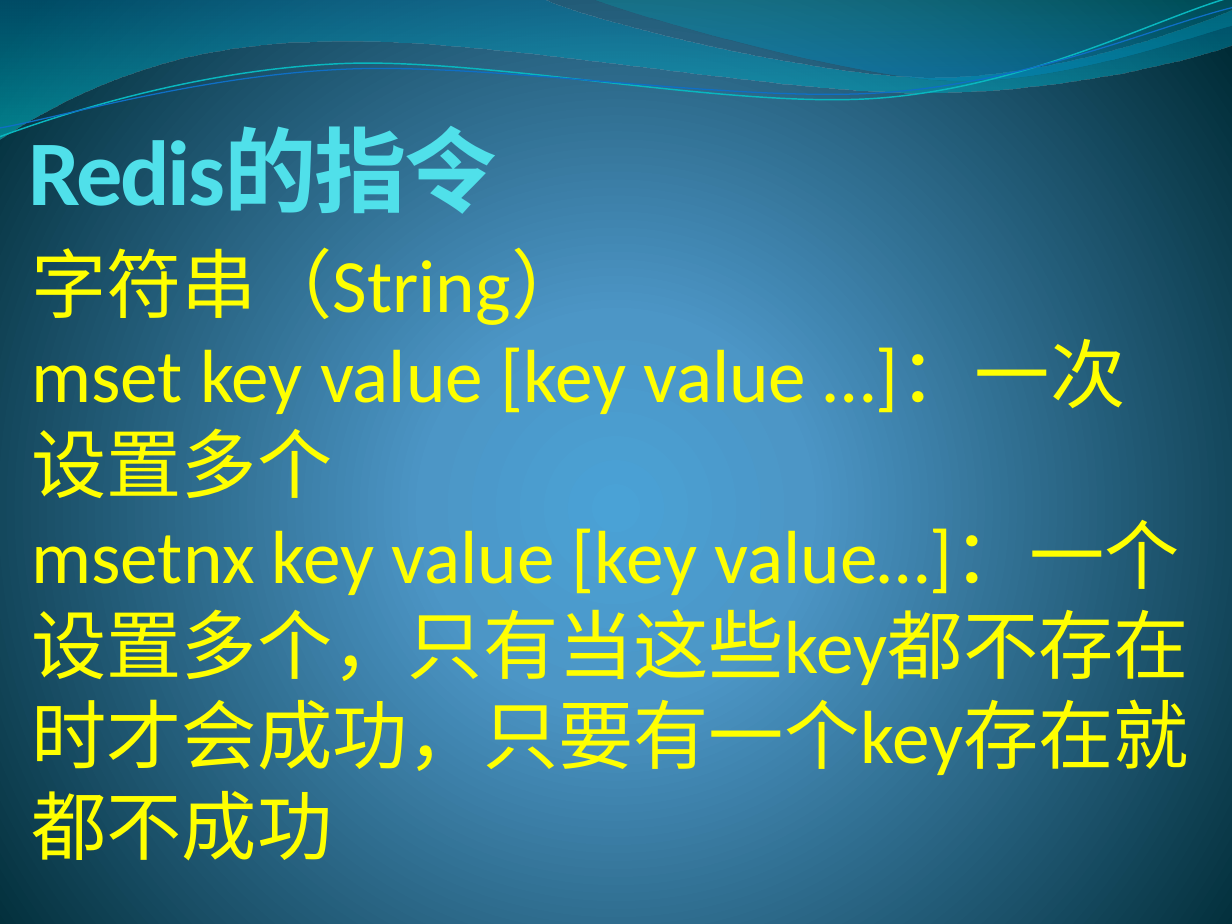
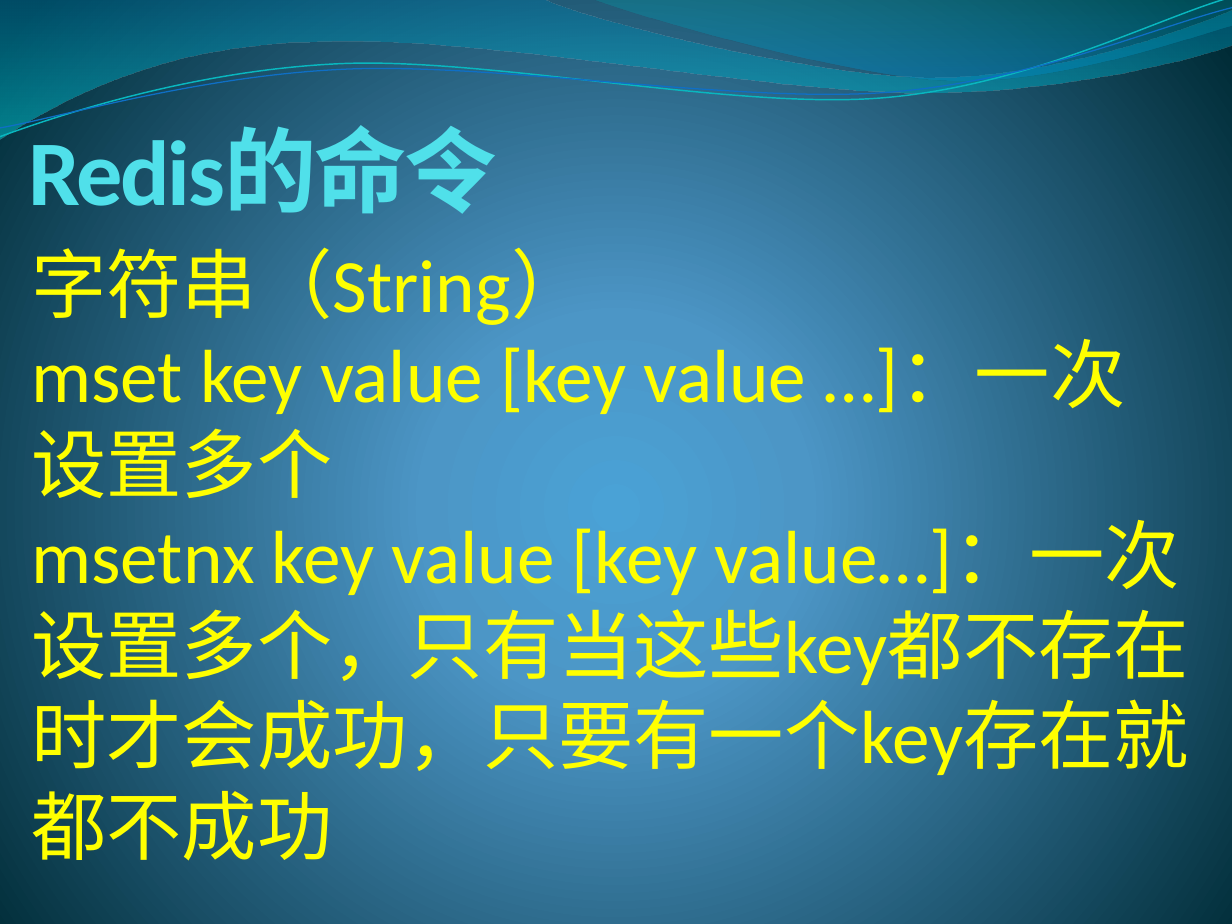
Before and after one commit to lixinjie1985/redis, a slide deck: slide 19 of docs/redis-01.pptx (slide 18 before the commit). Drawn at 1232x924 pixels with LibreOffice and Linux fonts; fonts in the diff are those of the drawing. Boxes give left, top, right and bottom in pixels: in the first picture for what was removed or moved away, otherwise in the second. Text is boxed around its words. In the diff, an @@ line names an element or a change of style, - is before the commit and + after.

Commit message:
update

```diff
--- a/docs/redis-01.pptx
+++ b/docs/redis-01.pptx
@@ title at <box>29,128,497,227</box>: text changed @@
-Redis的指令
+Redis的命令
@@ text at <box>31,521,1189,783</box>: text changed @@
-msetnx key value [key value…]：一个设置多个，只有当这些key都不存在时才会成功，只要有一个key存在就都不成功
+msetnx key value [key value…]：一次设置多个，只有当这些key都不存在时才会成功，只要有一个key存在就都不成功
```
Also in this commit, not shown: 5 other slides changed, 10 slides added.
